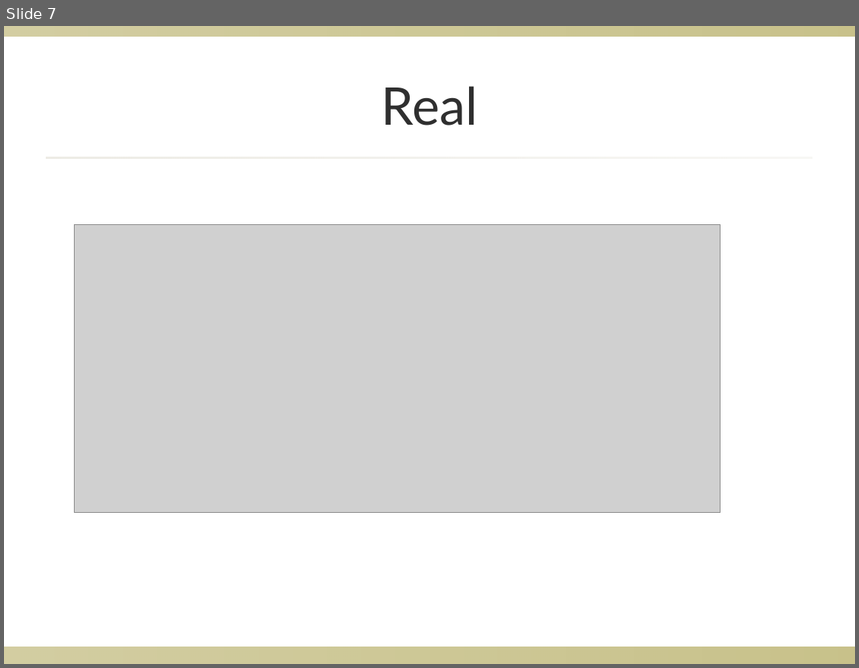
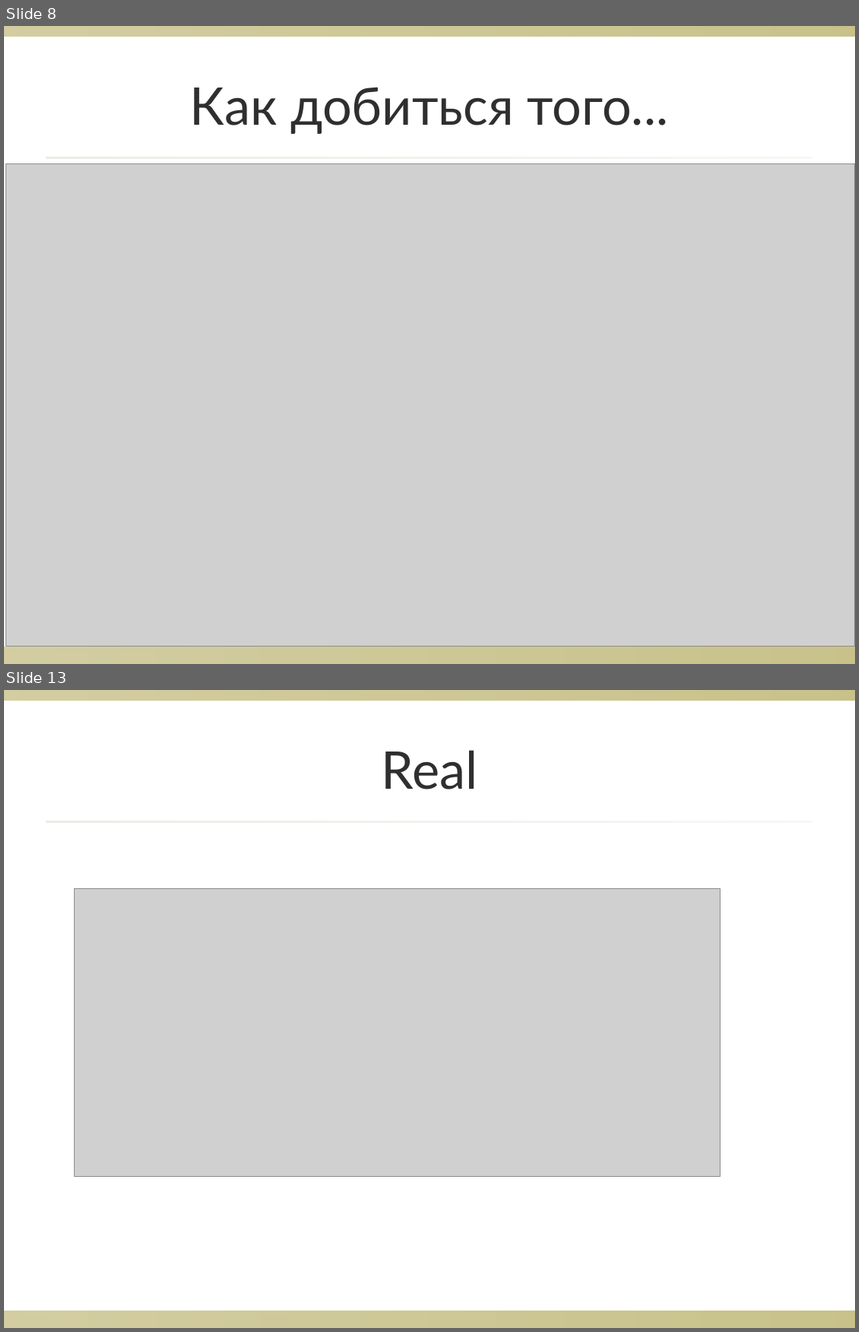
Before and after one commit to dzharii/p-secamp-2014, a slide deck: presentation/swd-page-recorder.ppt. Shown one above the other, each under a label of ours: slide 7 before the commit, slides 8 and 13 after it; the slides between them are not shown. The pictures are 859x668 and 859x1332 pixels, drawn with LibreOffice and Linux fonts; fonts in the diff are those of the drawing; grey boxes stand for pictures; background and template pictures are left out. Boxes give left, top, right and bottom in pixels: in the first picture for what was removed or moved away, otherwise in the second. Text is boxed around its words. In the diff, an @@ line names an element or a change of style, - is before the commit and + after.

```diff
--- a/presentation/swd-page-recorder.ppt
+++ b/presentation/swd-page-recorder.ppt
@@ slide 8 added at box(4, 26, 855, 664), background picture (left out); not listed: 3 template elements that a slide beside it also shows @@
@@ title added at box(190, 87, 668, 134), 44 pt, text #2F2F2F @@
+Как добиться того...
@@ picture added at box(6, 164, 855, 646) @@
@@ what was slide 7 is now slide 13 @@
```
Also in this commit, not shown: 5 other slides added, 3 other files.
